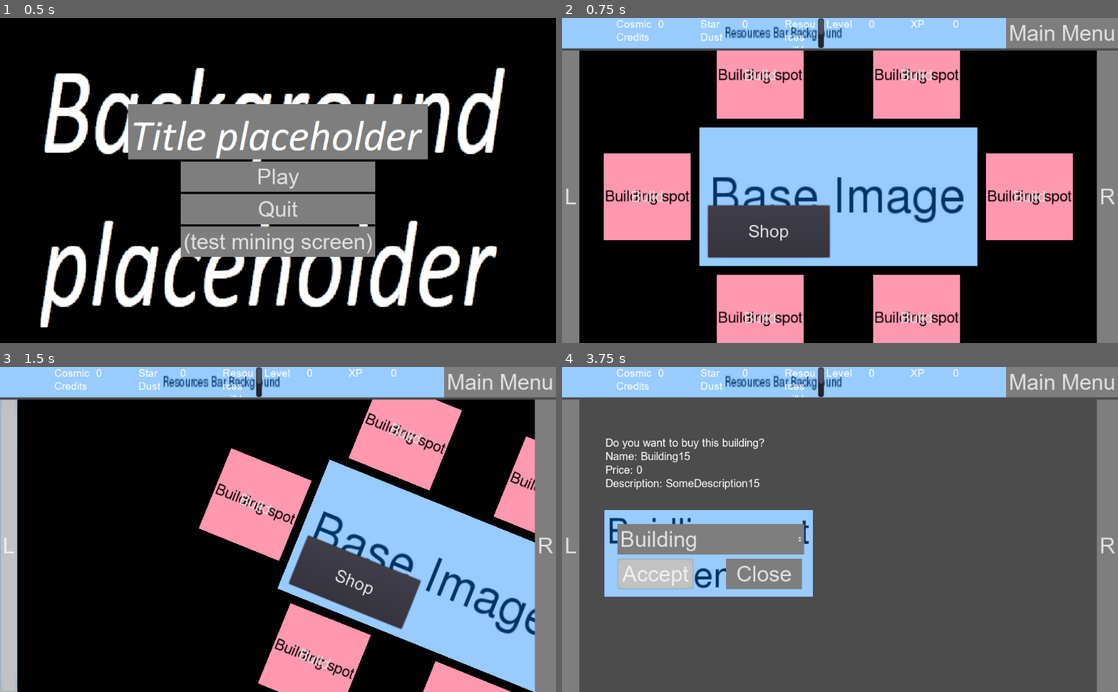
Above: before the commit, frames 1-4 (two rows, left to right).
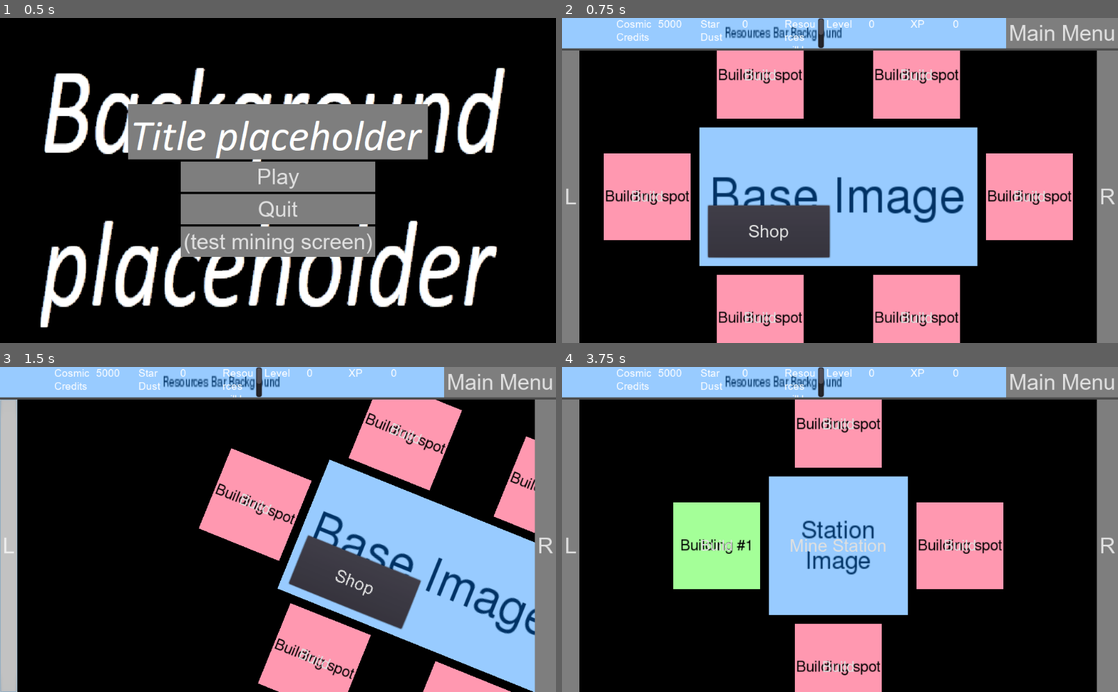
Above: after the commit, the same moments.

Repository: VB-s-game-dev-team/teraformer-game
Game: Godot game, scene res://MainScene.tscn
Same seed, same stepped clock (60 frames per second), same inputs: the game is played once before the commit and once after it.
Inputs:
- Up to frame 1 (0.5 s): no input
- Up to frame 2 (0.75 s): click "Play" at 0.5 s
- Up to frame 3 (1.5 s): click "L" at 1.25 s
- Up to frame 4 (3.75 s): click "Mine Station" at 2 s; click "Build" at 2.75 s; click "Accept" at 3.5 s

Frame 1 is identical in both runs. In frame 2, less than 0.1% of the frame differs, in the area x 17-22%, y 0-3%; in frame 3, less than 0.1%; in frame 4, 83%, in the area x 3-97%, y 0-100%.
Error before the commit: Invalid set index 'texture' (on base: 'Control (building_spot.gd)') with value of type 'StreamTexture'. (res://Planet/BuildingDialog.gd:41)

Commit message:
mOrE
Error fix
Building buying improvements, refreshing resource bar, not enough money logic
Refactor

Diff:
--- a/Planet/BuildingDialog.gd
+++ b/Planet/BuildingDialog.gd
@@ -8,7 +8,7 @@
 onready var Planet := get_parent().get_parent().get_parent()
 onready var BuildingSpots := get_parent().get_node("ViewportContainer/Viewport/PlanetRotationNode/BuildingSpots")
 
-var _info_text := "Do you want to buy this building? \nName: %s \nPrice: %s \nDescription: %s"
+var _info_text := "Do you wish to buy this building? \nName: %s \nPrice: %s \nDescription: %s"
 
 func _ready() -> void:
 	for bs in BuildingSpots.get_children():
@@ -23,24 +23,28 @@
 # Opening the buy menu
 func _on_BuildingSpot_open_buy_menu(idx) -> void:
 	selected_idx = idx
-	$BuildingInfo.visible = true
 	_set_building_variables()
-	get_parent().get_node("ViewportContainer/Viewport/PlanetRotationNode").visible = false
-	visible = true
+	_switch_dialog_to(true)
 
 func _on_BuildingDialogCloseButton_pressed() -> void:
 	selected_idx = -1
 	$BuildingInfo.visible = false
 	get_parent().get_node("ViewportContainer/Viewport/PlanetRotationNode").visible = true
-	visible = false
+	_switch_dialog_to(false)
 
 func _on_BuildingDialogAcceptButton_pressed() -> void:
 	var ccc = Planet.global_stuff.cosmic_credits_count as int
 	if _selected_price <= ccc:
 		Planet.global_stuff.cosmic_credits_count = ccc - _selected_price
-		BuildingSpots.get_child(selected_idx).texture = Planet.building_images[selected_idx]
+		BuildingSpots.get_child(selected_idx).get_node("BuildingSpotTexture").texture = Planet.building_images[selected_idx]
 		Planet.building_prices[selected_idx] *= Planet.upgrade_cost_increase_rate
 		Planet.global_stuff.set_building_level(selected_idx, Planet.global_stuff.get_building_level(selected_idx) + 1)
-		visible = false
+		Planet.get_node("MainContainer/Header/ResourcesBar").setup(Planet.get_parent())
+		_switch_dialog_to(false)
 	else:
-		$NotEnoughMessage.visible = true
+		$BuyMenu/NotEnoughMessage.visible = true
+
+func _switch_dialog_to(on: bool) -> void:
+	$BuildingInfo.visible = on
+	get_parent().get_node("ViewportContainer/Viewport/PlanetRotationNode").visible = !on
+	visible = on
--- a/Planet/Planet.gd
+++ b/Planet/Planet.gd
@@ -62,6 +62,10 @@
 # Ready
 func _ready() -> void:
 	global_stuff = get_parent() as GlobalStuff
+
+	# Value for testing
+	global_stuff.cosmic_credits_count = 5000
+
 	ResourcesBar.setup(global_stuff)
 
 	building_images.resize(len(building_spot_names))
--- a/Planet/Planet.tscn
+++ b/Planet/Planet.tscn
@@ -149,11 +149,12 @@
 
 [node name="NotEnoughMessage" type="Label" parent="MainContainer/PlanetContainer/BuildingDialog/BuyMenu"]
 visible = false
-margin_left = 104.0
-margin_top = 8.0
-margin_right = 282.0
-margin_bottom = 22.0
-text = "Not enough Cosmic Credits!"
+modulate = Color( 1, 0, 0, 1 )
+margin_left = -46.0
+margin_top = 182.0
+margin_right = 434.0
+margin_bottom = 238.0
+text = "Not enough cosmic credits!"
 __meta__ = {
 "_edit_use_anchors_": false
 }
